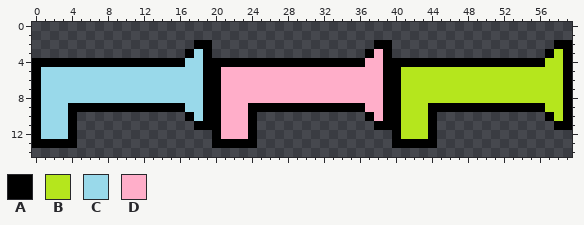
One commit to this pixel-art sprite: public/img/weapon.png. Above is the file before it was changed.
The file is 60x15 pixels.
Palette (. is transparent): A #000000  B #b5e61d  C #99d9ea  D #ffaec9
Once edited:
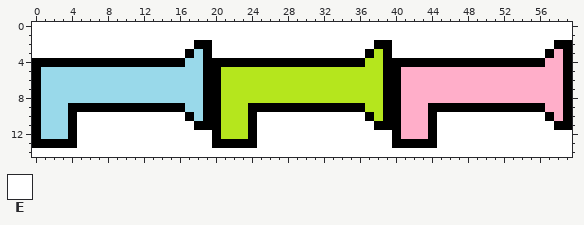
Colours new in this view: E #ffffff
Difference:
@@ palette @@
-B #b5e61d
+B #ffaec9
-D #ffaec9
+D #b5e61d
@@ x 0..59 @@
- 0 ............................................................
- 1 ............................................................
- 2 ..................AA..................AA..................AA
- 3 .................ACA.................ADA.................ABA
+ 0 EEEEEEEEEEEEEEEEEEEEEEEEEEEEEEEEEEEEEEEEEEEEEEEEEEEEEEEEEEEE
+ 1 EEEEEEEEEEEEEEEEEEEEEEEEEEEEEEEEEEEEEEEEEEEEEEEEEEEEEEEEEEEE
+ 2 EEEEEEEEEEEEEEEEEEAAEEEEEEEEEEEEEEEEEEAAEEEEEEEEEEEEEEEEEEAA
+ 3 EEEEEEEEEEEEEEEEEACAEEEEEEEEEEEEEEEEEADAEEEEEEEEEEEEEEEEEABA
  4 AAAAAAAAAAAAAAAAACCAAAAAAAAAAAAAAAAAADDAAAAAAAAAAAAAAAAAABBA
@@ x 0..59 @@
  9 ACCCAAAAAAAAAAAAACCAADDDAAAAAAAAAAAAADDAABBBAAAAAAAAAAAAABBA
-10 ACCCA............ACAADDDA............ADAABBBA............ABA
-11 ACCCA.............AAADDDA.............AAABBBA.............AA
-12 ACCCA...............ADDDA...............ABBBA...............
-13 AAAAA...............AAAAA...............AAAAA...............
-14 ............................................................
+10 ACCCAEEEEEEEEEEEEACAADDDAEEEEEEEEEEEEADAABBBAEEEEEEEEEEEEABA
+11 ACCCAEEEEEEEEEEEEEAAADDDAEEEEEEEEEEEEEAAABBBAEEEEEEEEEEEEEAA
+12 ACCCAEEEEEEEEEEEEEEEADDDAEEEEEEEEEEEEEEEABBBAEEEEEEEEEEEEEEE
+13 AAAAAEEEEEEEEEEEEEEEAAAAAEEEEEEEEEEEEEEEAAAAAEEEEEEEEEEEEEEE
+14 EEEEEEEEEEEEEEEEEEEEEEEEEEEEEEEEEEEEEEEEEEEEEEEEEEEEEEEEEEEE
Boxes around the changes in both pictures, in picture pixels (x1, y1, x2, y2):
changed: (32, 22, 572, 157)
